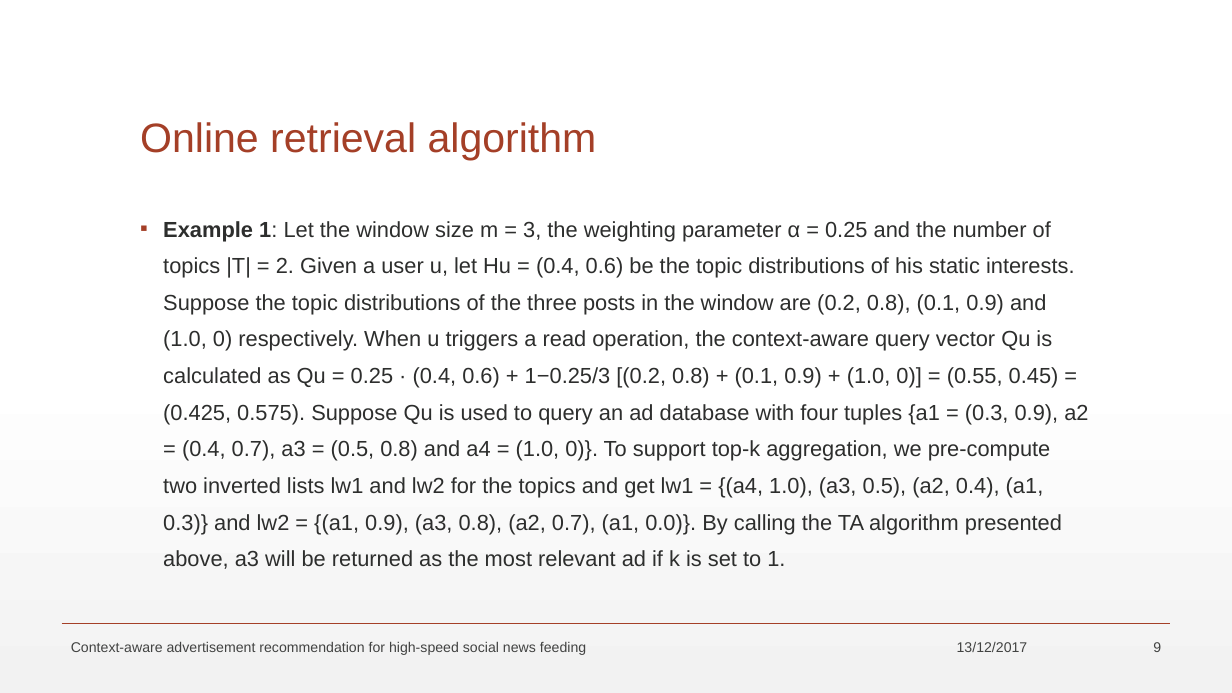
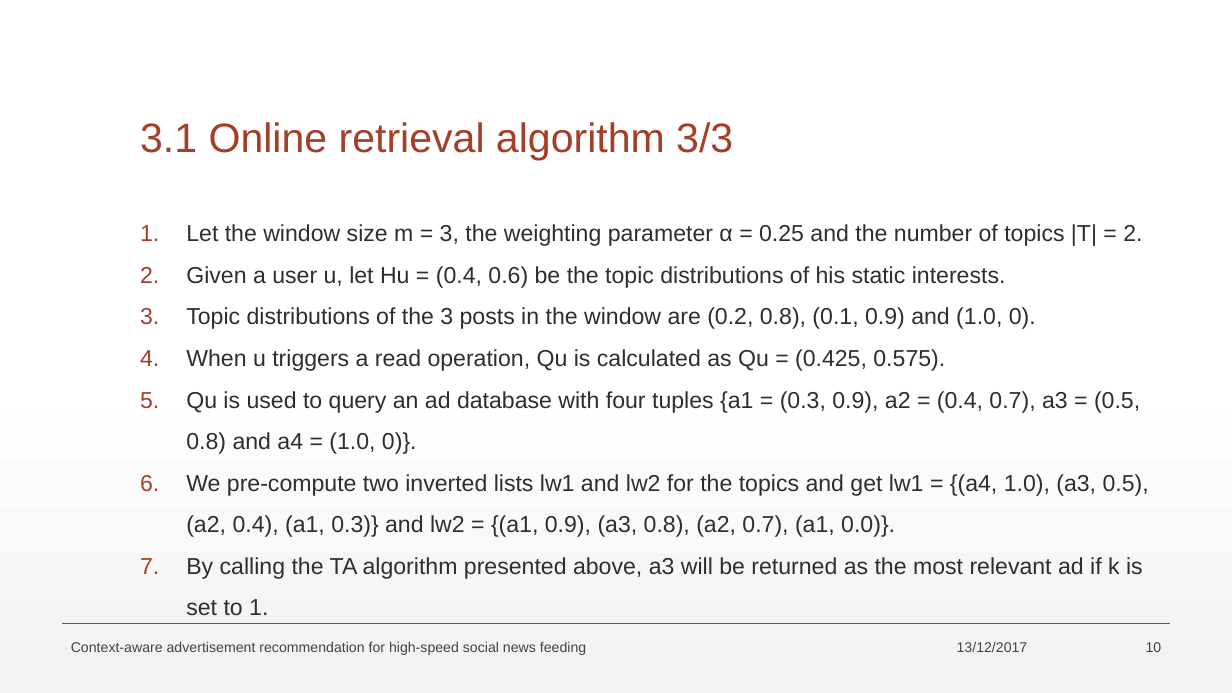
Before and after one commit to maltahan/Seminar, a slide deck: slide 10 of SeminarPresentation.pptx (slide 9 before the commit). Drawn at 1232x693 pixels with LibreOffice and Linux fonts; fonts in the diff are those of the drawing. Boxes give left, top, right and bottom in pixels: in the first picture for what was removed or moved away, otherwise in the second. Text is boxed around its words. In the diff, an @@ line names an element or a change of style, - is before the commit and + after.

Commit message:
make some changes

```diff
--- a/SeminarPresentation.pptx
+++ b/SeminarPresentation.pptx
@@ title at (140,122,733,161): text changed @@
-Online retrieval algorithm
+3.1 Online retrieval algorithm 3/3
@@ text at (186,224,1149,579): text changed; size 17 to 18 pt @@
-▪ Example 1: Let the window size m = 3, the weighting parameter α = 0.25 and the number of topics |T| = 2. Given a user u, let Hu = (0.4, 0.6) be the topic distributions of his static interests. Suppose the topic distributions of the three posts in the window are (0.2, 0.8), (0.1, 0.9) and (1.0, 0) respectively. When u triggers a read operation, the context-aware query vector Qu is calculated as Qu = 0.25 · (0.4, 0.6) + 1−0.25/3 [(0.2, 0.8) + (0.1, 0.9) + (1.0, 0)] = (0.55, 0.45) = (0.425, 0.575). Suppose Qu is used to query an ad database with four tuples {a1 = (0.3, 0.9), a2 = (0.4, 0.7), a3 = (0.5, 0.8) and a4 = (1.0, 0)}. To support top-k aggregation, we pre-compute two inverted lists lw1 and lw2 for the topics and get lw1 = {(a4, 1.0), (a3, 0.5), (a2, 0.4), (a1, 0.3)} and lw2 = {(a1, 0.9), (a3, 0.8), (a2, 0.7), (a1, 0.0)}. By calling the TA algorithm presented above, a3 will be returned as the most relevant ad if k is set to 1.
+1. Let the window size m = 3, the weighting parameter α = 0.25 and the number of topics |T| = 2.
+2. Given a user u, let Hu = (0.4, 0.6) be the topic distributions of his static interests.
+3. Topic distributions of the 3 posts in the window are (0.2, 0.8), (0.1, 0.9) and (1.0, 0).
+4. When u triggers a read operation, Qu is calculated as Qu = (0.425, 0.575).
+5. Qu is used to query an ad database with four tuples {a1 = (0.3, 0.9), a2 = (0.4, 0.7), a3 = (0.5, 0.8) and a4 = (1.0, 0)}.
+6. We pre-compute two inverted lists lw1 and lw2 for the topics and get lw1 = {(a4, 1.0), (a3, 0.5), (a2, 0.4), (a1, 0.3)} and lw2 = {(a1, 0.9), (a3, 0.8), (a2, 0.7), (a1, 0.0)}.
+7. By calling the TA algorithm presented above, a3 will be returned as the most relevant ad if k is set to 1.
@@ page number at (1146,642,1162,652): text changed @@
-9
+10
```
Also in this commit, not shown: 10 other slides changed, 3 slides added.
